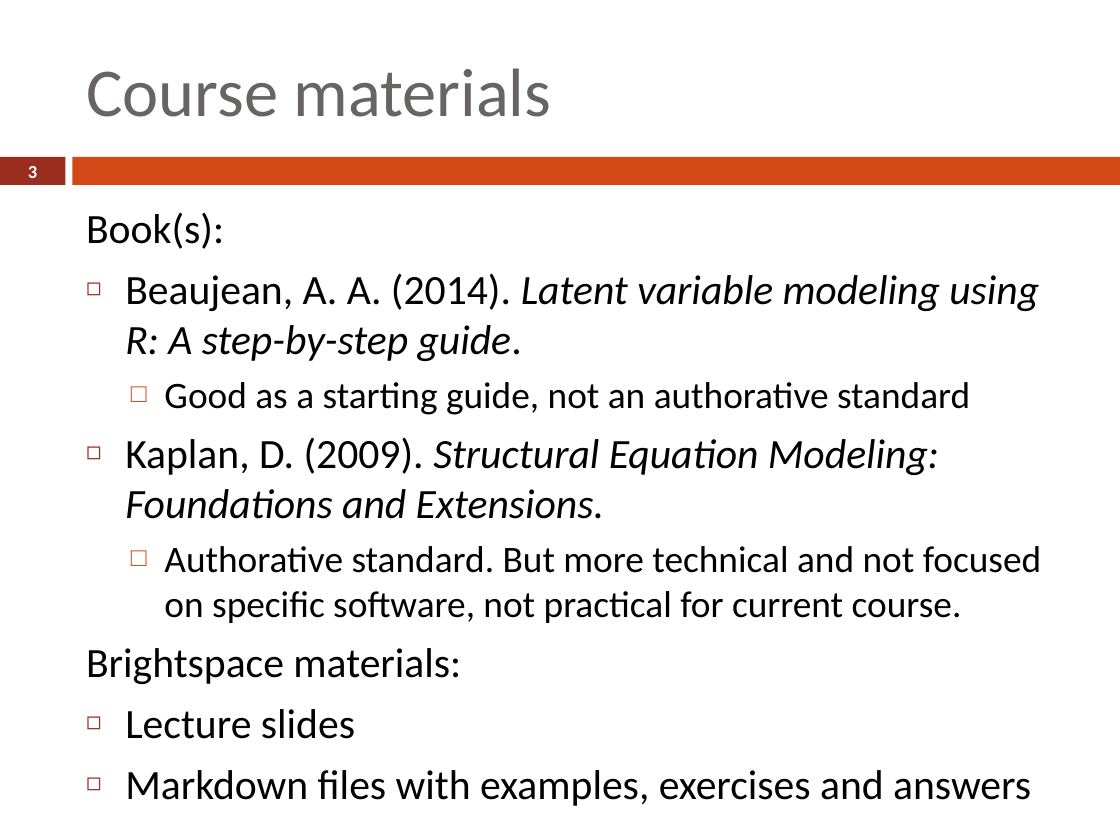
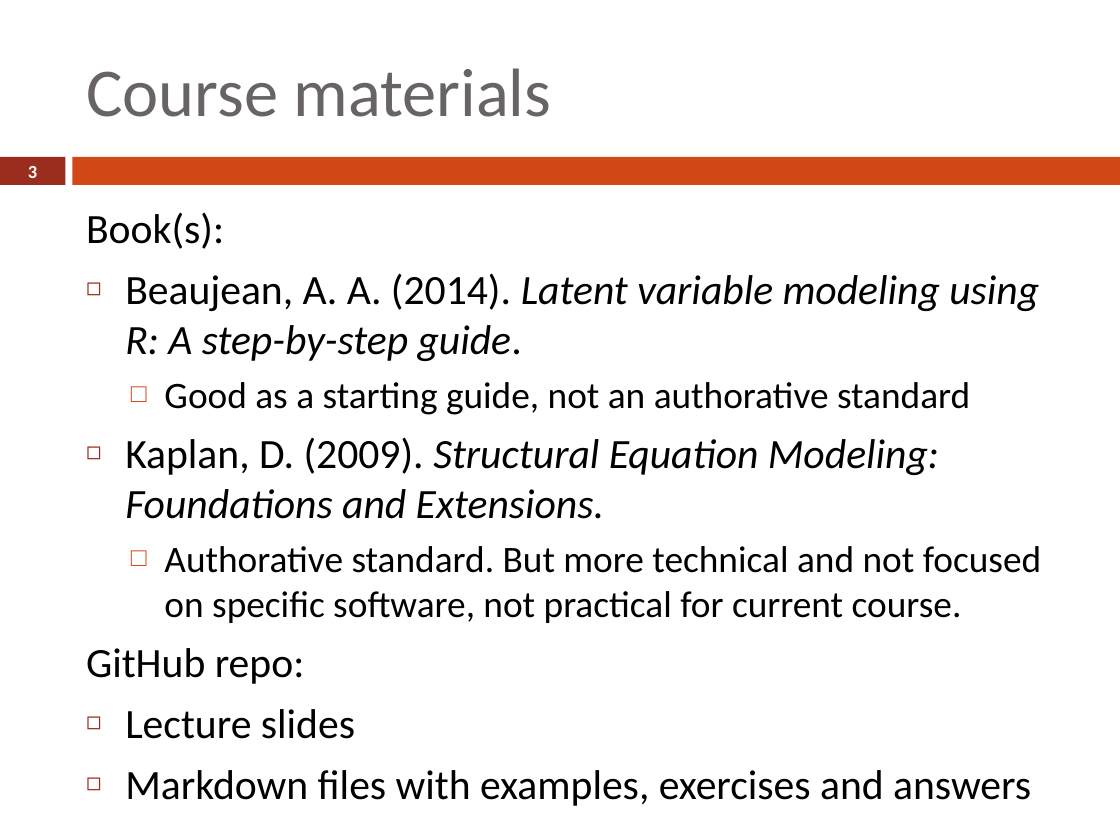
Before and after one commit to marjoleinF/basicLVM2025, a slide deck: slide 3 of Session 1 - Intro/LVM session 1 slides.pptx. Drawn at 1120x840 pixels with LibreOffice and Linux fonts; fonts in the diff are those of the drawing. Boxes give left, top, right and bottom in pixels: in the first picture for what was removed or moved away, otherwise in the second. Text is boxed around its words. In the diff, an @@ line names an element or a change of style, - is before the commit and + after.

```diff
--- a/Session 1 - Intro/LVM session 1 slides.pptx
+++ b/Session 1 - Intro/LVM session 1 slides.pptx
@@ text at (x1=86, y1=648, x2=305, y2=684): text changed @@
-Brightspace materials:
+GitHub repo:
```
Also in this commit, not shown: 2 other slides changed, 1 other file.
